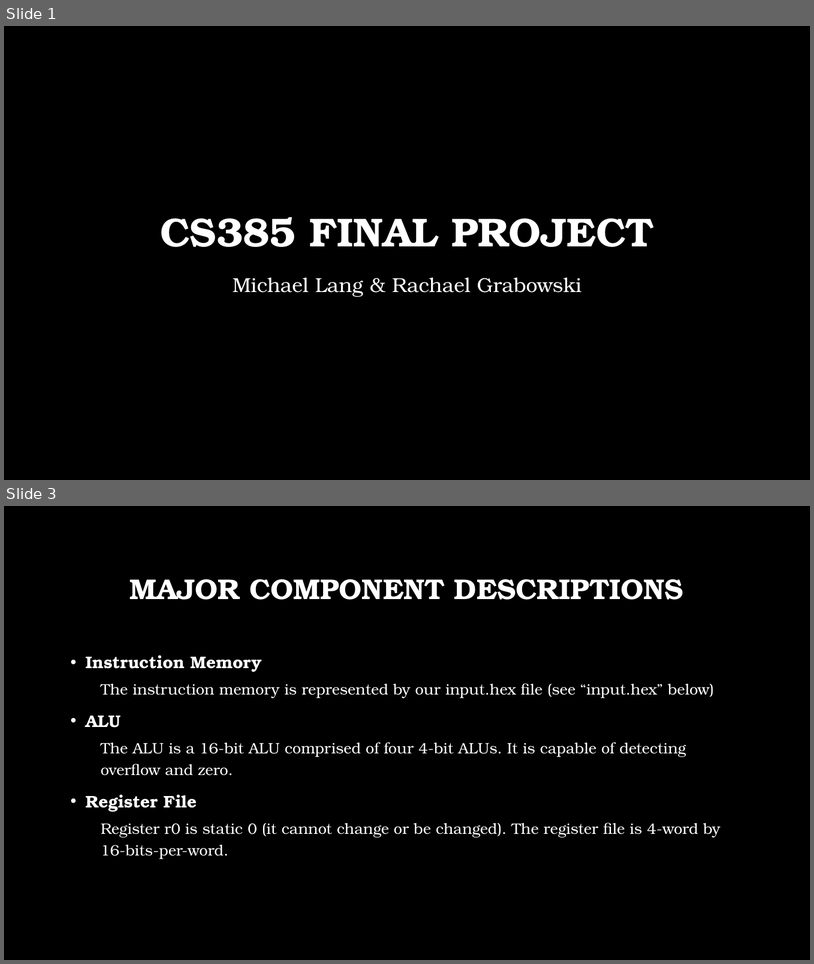
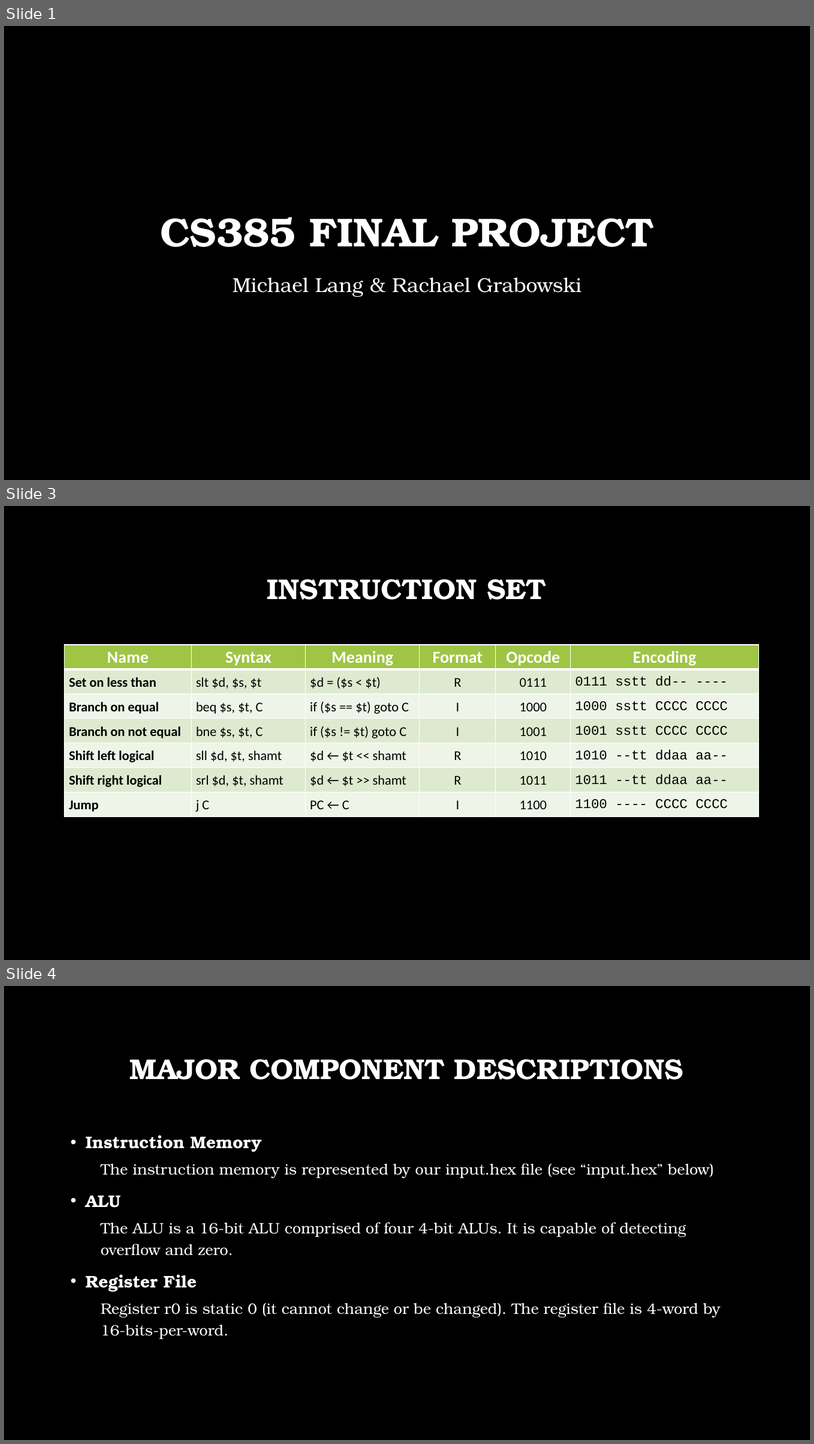
Before and after one commit to reishka/cs385-finalProject, a slide deck: CS385 Final Project.pptx. Shown one above the other, each under a label of ours: slides 1 and 3 before the commit, slides 1, 3 and 4 after it; the slides between them are not shown. The pictures are 814x964 and 814x1444 pixels, drawn with LibreOffice and Linux fonts; fonts in the diff are those of the drawing; background and template pictures are left out. Boxes give left, top, right and bottom in pixels: in the first picture for what was removed or moved away, otherwise in the second. Text is boxed around its words. In the diff, an @@ line names an element or a change of style, - is before the commit and + after.

```diff
--- a/CS385 Final Project.pptx
+++ b/CS385 Final Project.pptx
@@ slide 3 added at (4, 506, 810, 960), background picture (left out) @@
@@ title added at (267, 579, 546, 600), 34 pt, text #FFFFFF, bold @@
+INSTRUCTION SET
@@ table added at (65, 645, 759, 816), 7 rows, 6 columns @@
+Name | Syntax | Meaning | Format | Opcode | Encoding
+Set on less than | slt $d, $s, $t | $d = ($s < $t) | R | 0111 | 0111 sstt dd-- ----
+Branch on equal | beq $s, $t, C | if ($s == $t) goto C | I | 1000 | 1000 sstt CCCC CCCC
+Branch on not equal | bne $s, $t, C | if ($s != $t) goto C | I | 1001 | 1001 sstt CCCC CCCC
+Shift left logical | sll $d, $t, shamt | $d ← $t << shamt | R | 1010 | 1010 --tt ddaa aa--
+Shift right logical | srl $d, $t, shamt | $d ← $t >> shamt | R | 1011 | 1011 --tt ddaa aa--
+Jump | j C | PC ← C | I | 1100 | 1100 ---- CCCC CCCC
@@ what was slide 3 is now slide 4 @@
```
Also in this commit, not shown: 1 slide changed, 1 other file.
